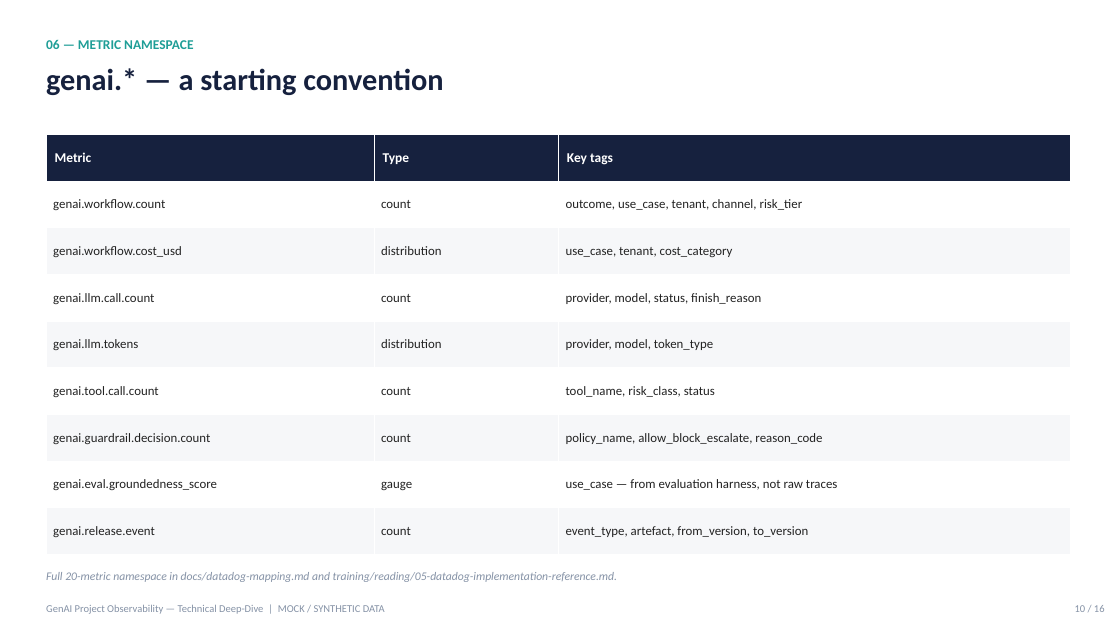
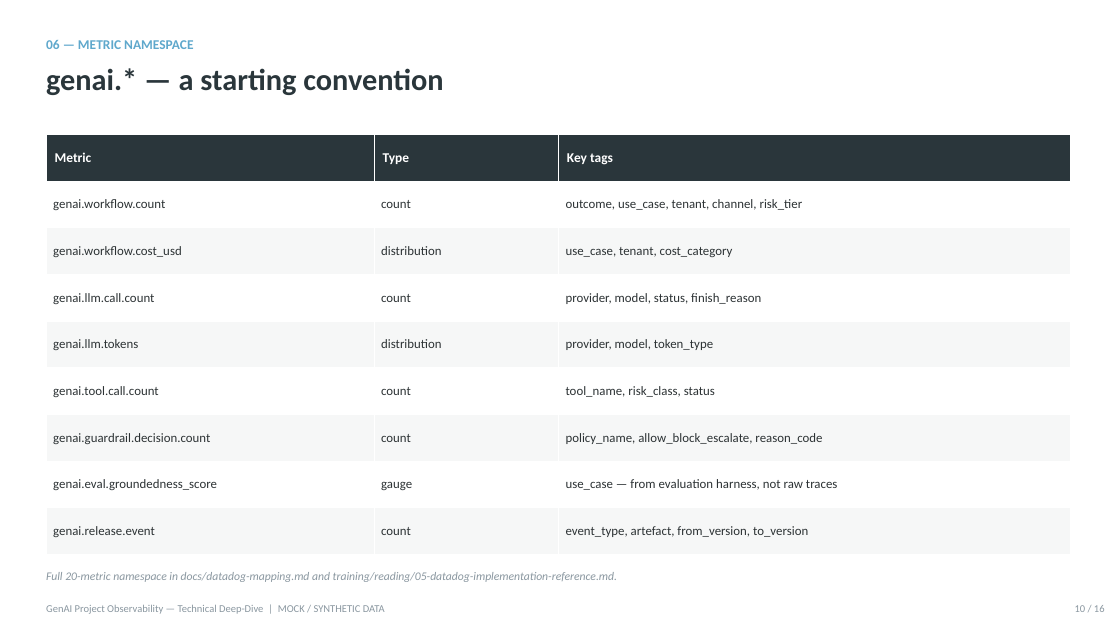
Before and after one commit to getamazednow/genai-observability-demo, a slide deck: slide 10 of training/slides/GenAI-Observability-Technical-Deepdive.pptx. Drawn at 1120x630 pixels with LibreOffice and Linux fonts; fonts in the diff are those of the drawing. Boxes give left, top, right and bottom in pixels: in the first picture for what was removed or moved away, otherwise in the second. Text is boxed around its words. In the diff, an @@ line names an element or a change of style, - is before the commit and + after.

Commit message:
Rebrand training artefacts with Getamazednow AI Design System v1.0
- Both decks: navy/teal palette remapped to Ink/Signal/Stone brand tokens,
  Poppins headings, brand badge on title slides (layouts, masters, theme incl.)
- Training guide: heading/title colors to Ink + Signal-deep, theme fonts
  to Poppins (headings) / Inter (body); content untouched

```diff
--- a/training/slides/GenAI-Observability-Technical-Deepdive.pptx
+++ b/training/slides/GenAI-Observability-Technical-Deepdive.pptx
@@ text "06 — METRIC NAMESPACE" at (46, 40, 193, 49): text colour #1F9E97 to #5FA8CC @@
@@ text "genai.* — a starting convention" at (46, 68, 443, 95): text colour #16213E to #2A363B @@
@@ table at (46, 134, 1071, 555) @@
@@ fill #16213E to #2A363B in row 1 @@
@@ fill #F6F7F9 to #F6F7F7 in 12 cells @@
@@ text colour #222222 to #2C3234 @@
```
Also in this commit, not shown: 15 other slides changed, 2 other files.
